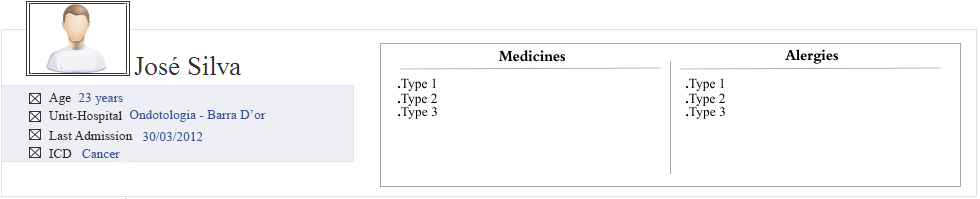
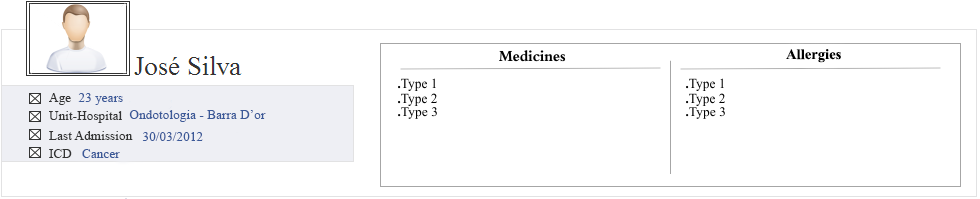
Layers edited between the first and the second 980×199 image:
added layer "Allergies" above "Layer 0" over [786, 49, 841, 63]
painted on "Layer 0" over [785, 43, 842, 69]
